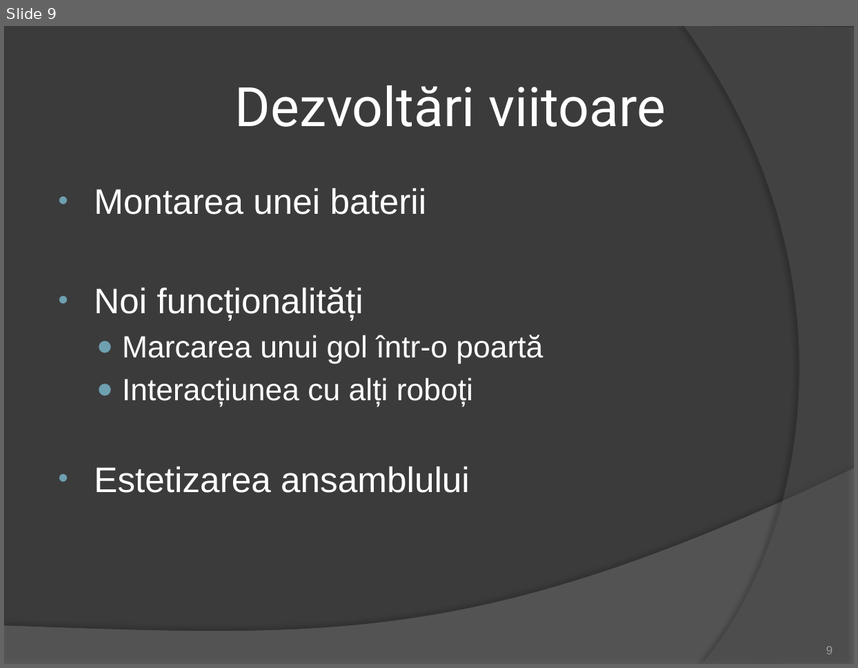
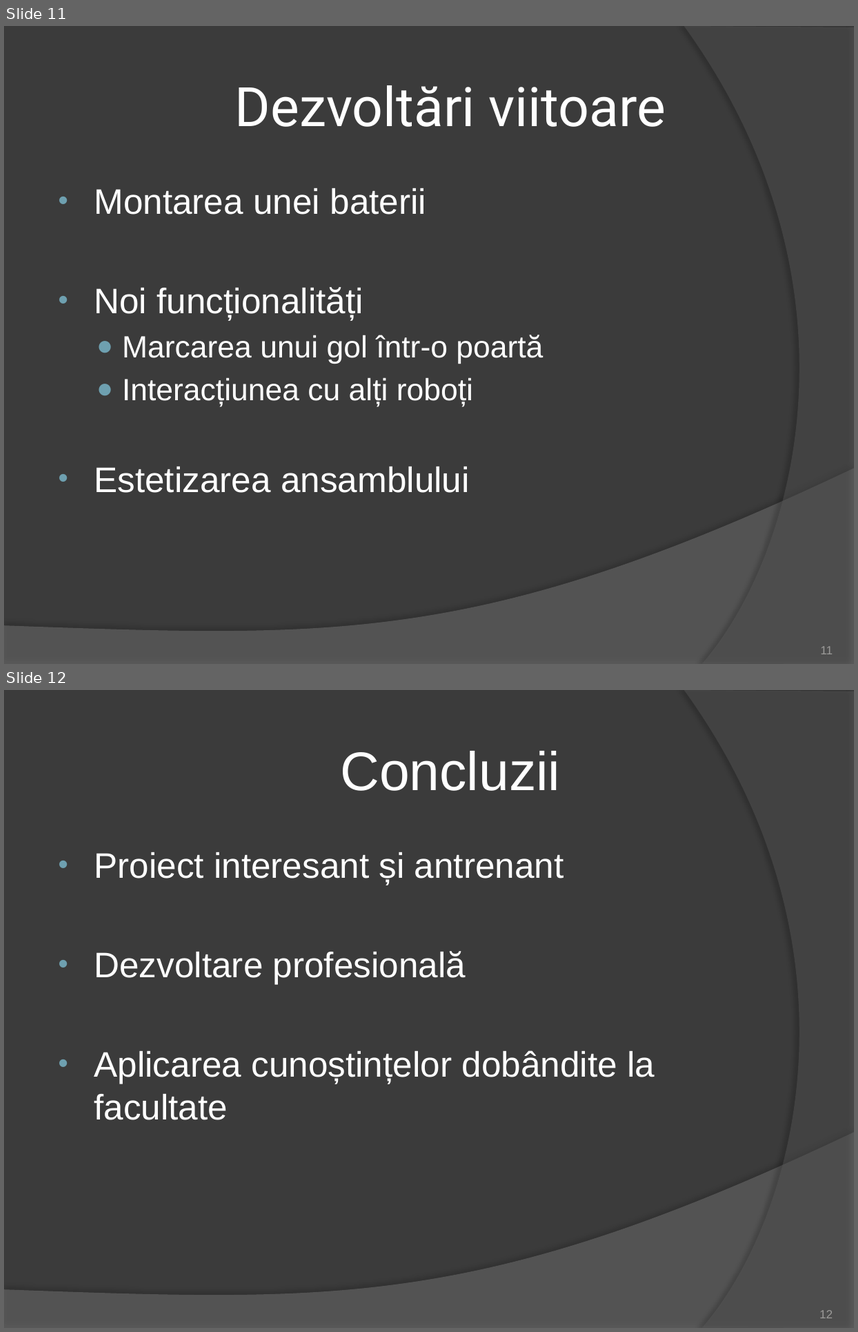
Before and after one commit to BatrinutSilviu/Licenta, a slide deck: ROBOTINHO.pptx. Shown one above the other, each under a label of ours: slide 9 before the commit, slides 11 and 12 after it. The pictures are 858x668 and 858x1332 pixels, drawn with LibreOffice and Linux fonts; fonts in the diff are those of the drawing. Boxes give left, top, right and bottom in pixels: in the first picture for what was removed or moved away, otherwise in the second. Text is boxed around its words. In the diff, an @@ line names an element or a change of style, - is before the commit and + after.

```diff
--- a/ROBOTINHO.pptx
+++ b/ROBOTINHO.pptx
@@ slide 12 added at (4,690,854,1328), background #3B3B3B; not listed: 2 template elements that a slide beside it also shows @@
@@ title added at (340,751,560,791), 46 pt, text #FFFFFF @@
+Concluzii
@@ text added at (94,852,655,1120), 30 pt, text #FFFFFF @@
+• Proiect interesant și antrenant
+• Dezvoltare profesională
+• Aplicarea cunoștințelor dobândite la facultate
@@ page number added at (820,1310,833,1318), 10 pt, text #9D9B9A @@
+12
@@ what was slide 9 is now slide 11 @@
@@ page number at (820,646,833,654): text changed @@
-9
+11
```
Also in this commit, not shown: 4 slides changed, 3 other slides added, 2 slides removed.
